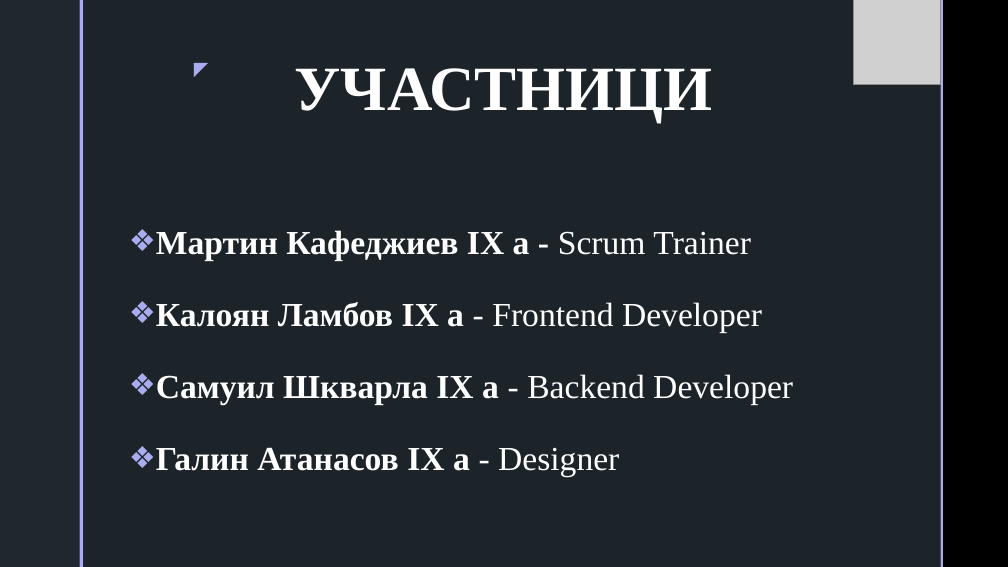
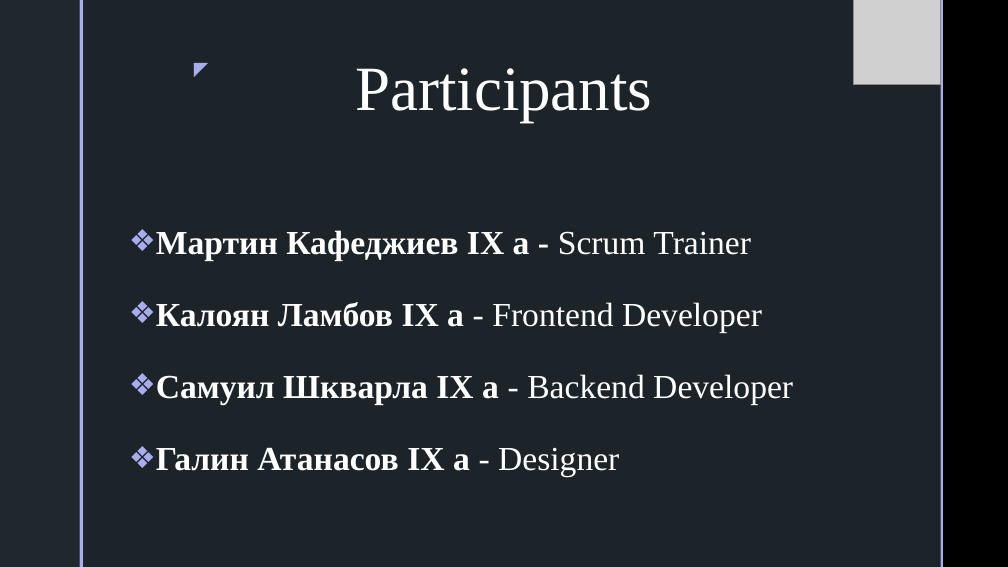
Before and after one commit to MIKafedzhiev20/Location-Finders, a slide deck: slide 2 of Presentation and Documentation/Location Finders Presentation.pptx. Drawn at 1008x567 pixels with LibreOffice and Linux fonts; fonts in the diff are those of the drawing; grey boxes stand for pictures; background and template pictures are left out. Boxes give left, top, right and bottom in pixels: in the first picture for what was removed or moved away, otherwise in the second. Text is boxed around its words. In the diff, an @@ line names an element or a change of style, - is before the commit and + after.

```diff
--- a/Presentation and Documentation/Location Finders Presentation.pptx
+++ b/Presentation and Documentation/Location Finders Presentation.pptx
@@ title at <box>355,68,652,122</box>: text changed; bold off @@
-УЧАСТНИЦИ
+Participants
```
Also in this commit, not shown: 4 slides added, 3 slides removed.
